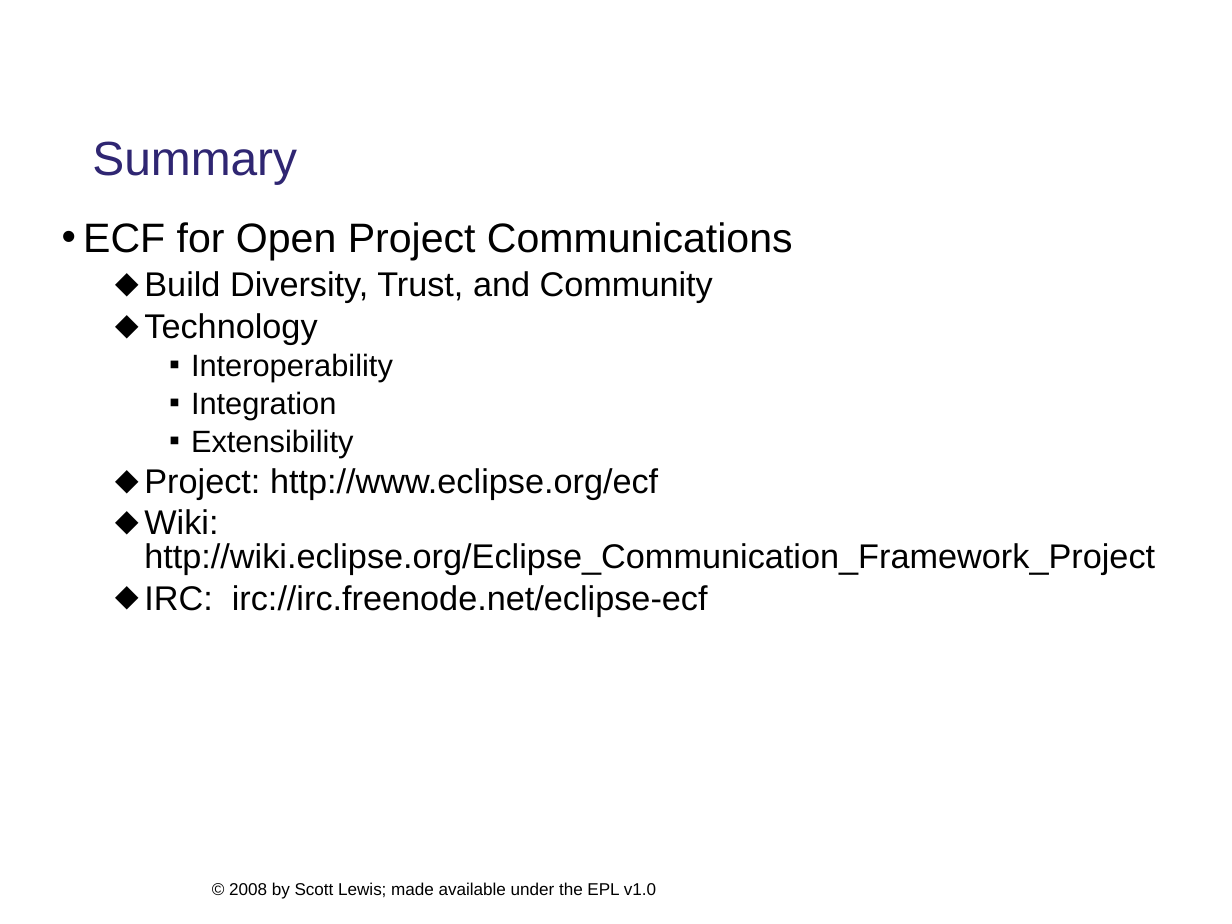
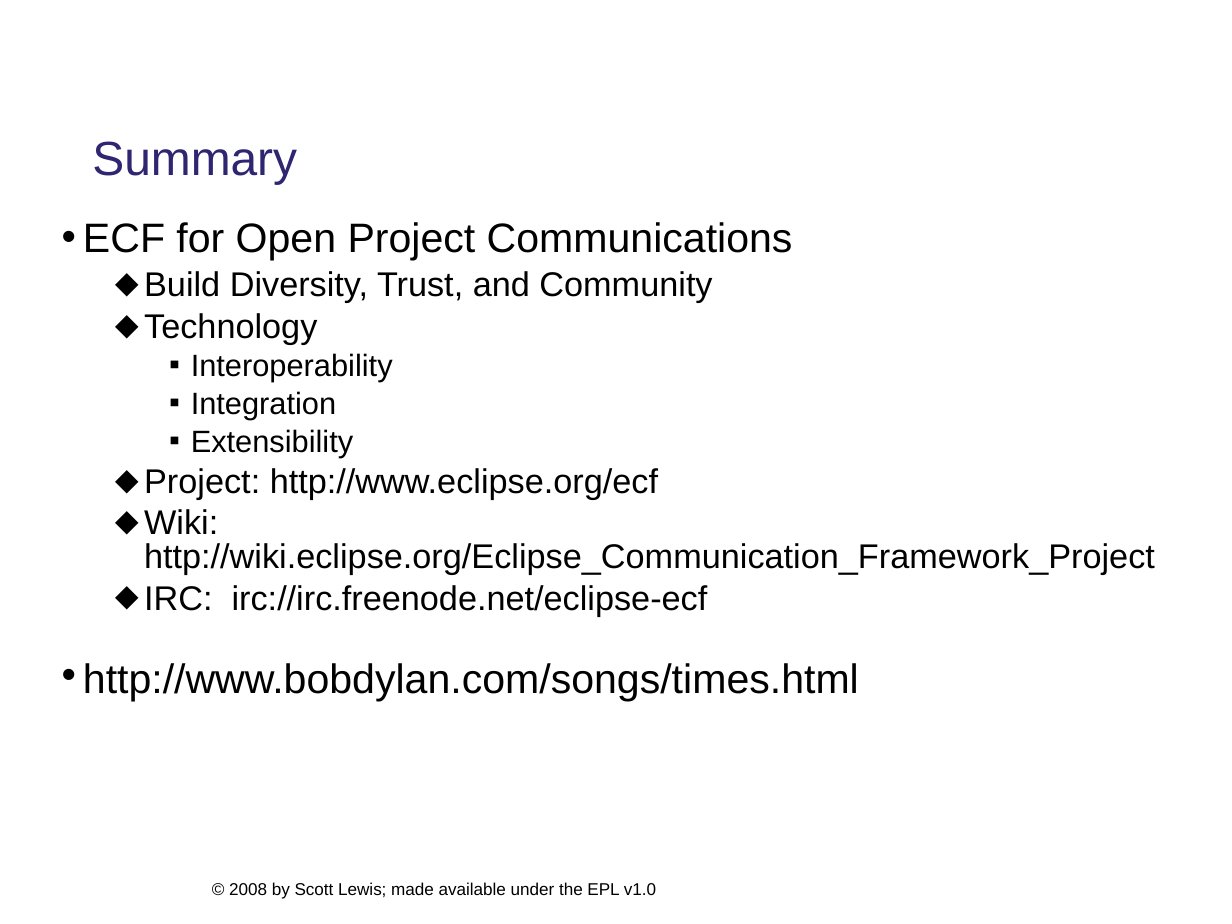
Before and after one commit to eclipse/ecf-website, a slide deck: slide 19 of presentations/eclipsecon2008/longtalk134/ecf_eclipsecon2008_134_DRAFT.ppt. Drawn at 1232x924 pixels with LibreOffice and Linux fonts; fonts in the diff are those of the drawing; background and template pictures are left out. Boxes give left, top, right and bottom in pixels: in the first picture for what was removed or moved away, otherwise in the second. Text is boxed around its words. In the diff, an @@ line names an element or a change of style, - is before the commit and + after.

```diff
--- a/presentations/eclipsecon2008/longtalk134/ecf_eclipsecon2008_134_DRAFT.ppt
+++ b/presentations/eclipsecon2008/longtalk134/ecf_eclipsecon2008_134_DRAFT.ppt
@@ text at [83,663,859,702]: paragraph added @@
+• http://www.bobdylan.com/songs/times.html
```
Also in this commit, not shown: 16 other slides changed, 1 other file.
